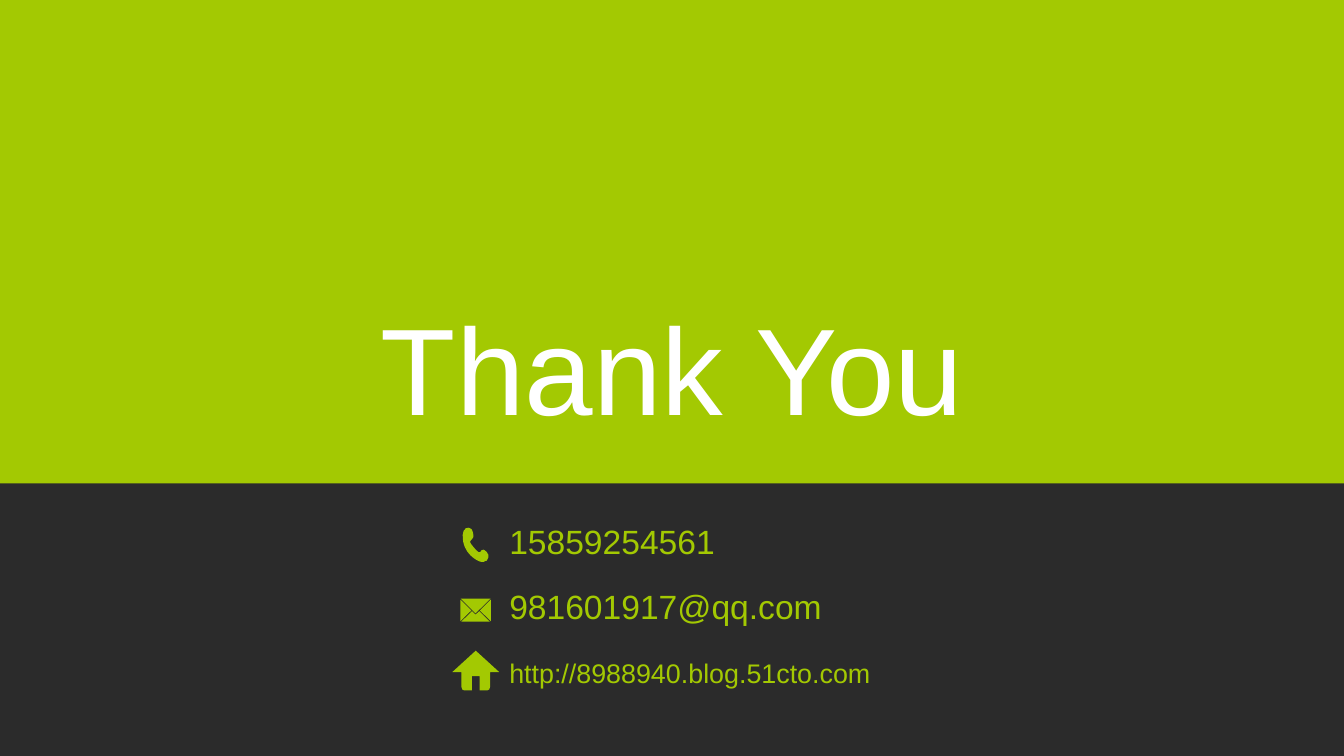
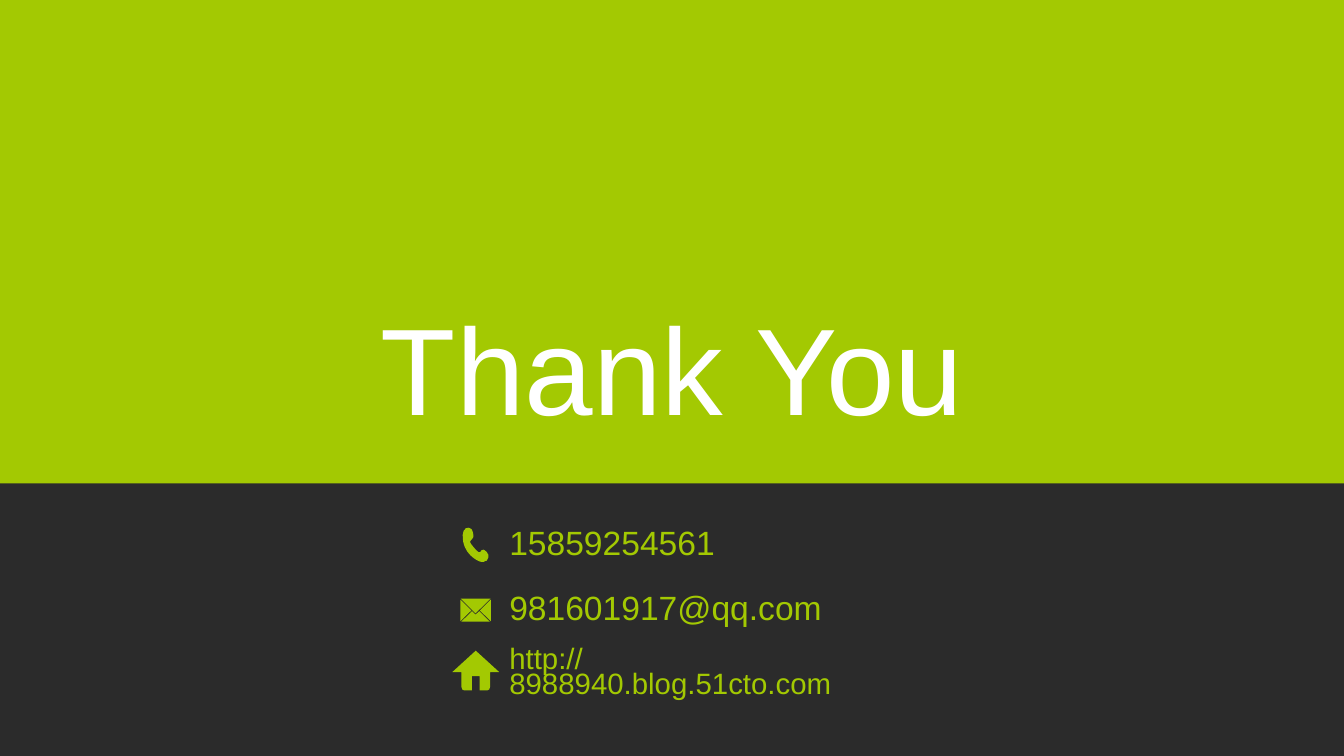
Before and after one commit to tony1989zhang/path, a slide deck: slide 17 of R语言.pptx. Drawn at 1344x756 pixels with LibreOffice and Linux fonts; fonts in the diff are those of the drawing; background and template pictures are left out; a plain dark background stands for a picture behind light text. Boxes give left, top, right and bottom in pixels: in the first picture for what was removed or moved away, otherwise in the second. Text is boxed around its words. In the diff, an @@ line names an element or a change of style, - is before the commit and + after.

```diff
--- a/R语言.pptx
+++ b/R语言.pptx
@@ text "http://8988940.blog.51cto.com" at [509, 647, 831, 700]: size 19.2 to 21 pt; line spacing 0.9 to 0.7 @@
```
Also in this commit, not shown: 1 other slide changed, 1 other file.
